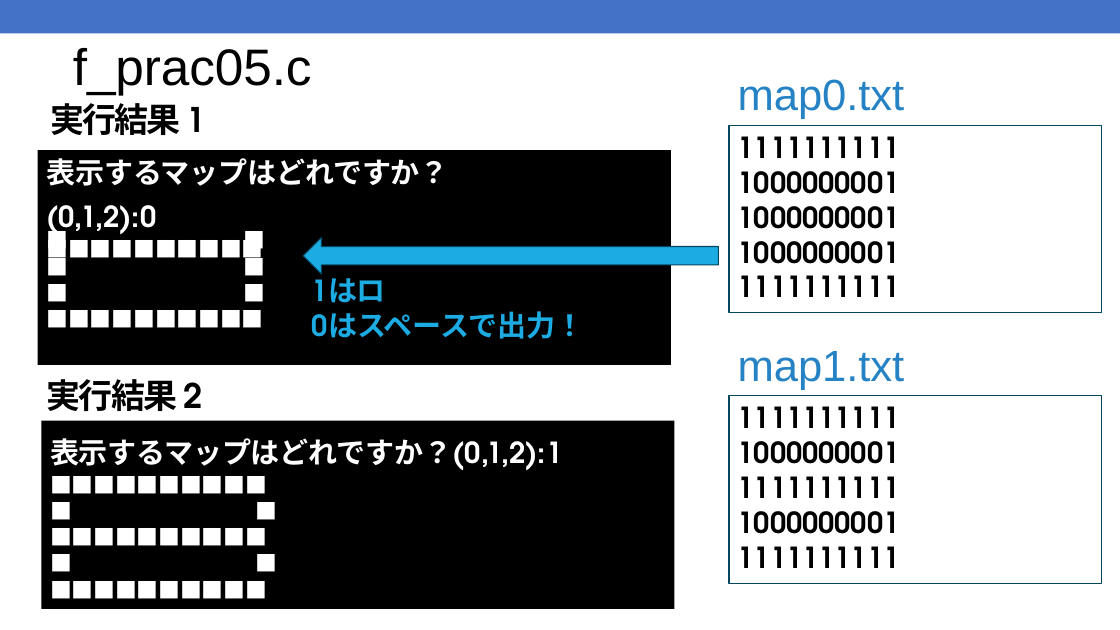
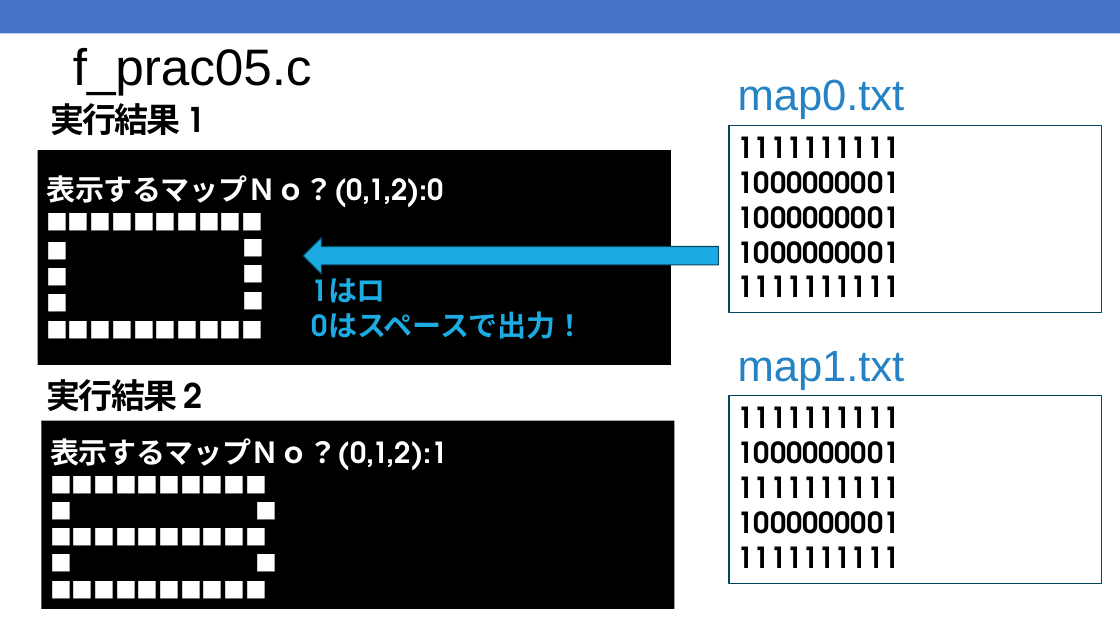
Before and after one commit to kic-murata/cpp2025, a slide deck: slide 34 of 授業資料/演習問題：ファイル処理.pptx (slide 30 before the commit). Drawn at 1120x630 pixels with LibreOffice and Linux fonts; fonts in the diff are those of the drawing. Boxes give left, top, right and bottom in pixels: in the first picture for what was removed or moved away, otherwise in the second. Text is boxed around its words. In the diff, an @@ line names an element or a change of style, - is before the commit and + after.

```diff
--- a/授業資料/演習問題：ファイル処理.pptx
+++ b/授業資料/演習問題：ファイル処理.pptx
@@ text "表示するマップＮｏ？(0,1,2):00": place and size @@
-text "表示するマップＮｏ？(0,1,2):00" at (46,158,448,240)
+text "表示するマップＮｏ？(0,1,2):00" at (46,175,444,207)
@@ text at (46,175,444,207): text changed @@
-表示するマップはどれですか？(0,1,2):00
+表示するマップＮｏ？(0,1,2):00
@@ 3 texts: place and size @@
-3 texts at (45,226,266,333)
+3 texts at (45,234,266,343)
@@ text at (50,438,448,470): text changed @@
-表示するマップはどれですか？(0,1,2):11
+表示するマップＮｏ？(0,1,2):11
```
Also in this commit, not shown: 9 other slides changed, 3 slides added.
